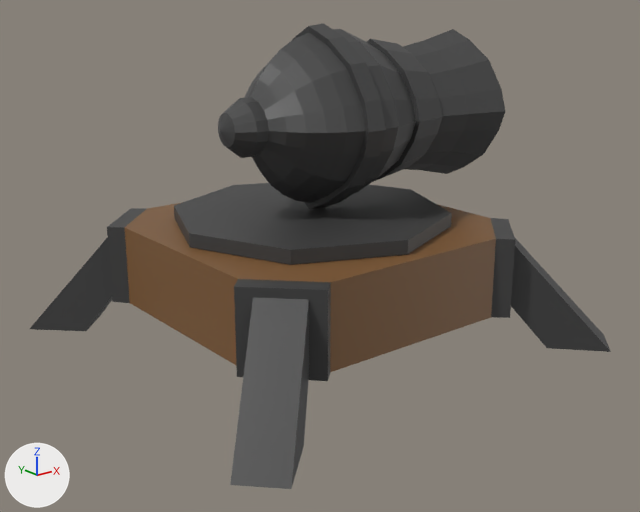
The FBX model Project King/Assets/Blender Models/Kanone.fbx: old version first, new version second.
Both versions are drawn from a camera (50 mm lens) standing at (-6.39, -8.16, 4.22) and looking at (-0.08, -0.28, 1.07). Lighting does not change. The marker at lower left points along +X, +Y and +Z. Where no turn or scale is listed for an object, it has been applied to the vertices.
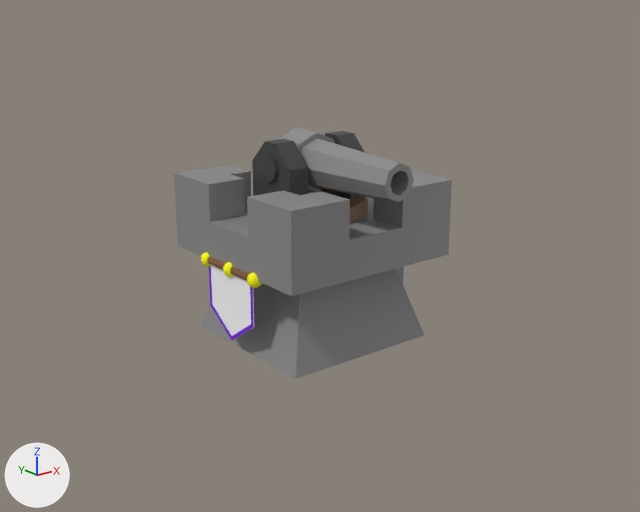
What changed in the scene script:
```text
Change me_cylinder_002:
    used by ob_cylinder_001; location = (0.0, 0.0, 1.42); rotation_euler = (0.0, 1.571, 0.0), in degrees (0, 90, 0)
    remove me_cylinder_002.from_pydata(...)  # 16 vertices, 10 faces; spans x -0.15..0.01, y -1.68..1.68, z -1.69..1.68
    remove me_cylinder_002.materials.append(mat_metal)  # black #414141
    add me_cylinder_002.from_pydata(...)  # 104 vertices, 98 faces; spans x -0.39..0.39, y -1.52..0.5, z -0.39..0.39
    me_cylinder_002 part 1: the whole mesh is rebuilt
    add me_cylinder_002.materials.append(mat_material_003)  # grey #8b8b8b
Remove ob_cylinder:
    ob_cylinder = bpy.data.objects.new('Cylinder', me_cylinder_003)
Remove ob_cube:
    ob_cube = bpy.data.objects.new('Cube', me_cube_003)
Change ob_cylinder_001:
    ob_cylinder_001.rotation_euler: (0.0, 1.571, 0.0) -> (0.0, 0.0, 0.0)  # degrees (0, 90, 0) -> degrees (0, 0, 0)
    ob_cylinder_001.location: (0.0, 0.0, 1.42) -> (0.0, 0.0, 2.14)
Add ob_plane_001:
    ob_plane_001 = bpy.data.objects.new('Plane.001', me_plane_001)  # 18 vertices, 16 faces; spans x 1.148..1.158, y -0.448..0.46, z 0.171..1.079; in mat_material_001 (white #ffffff), mat_material_002 (purple #7600e7)
    ob_plane_001.location = (0.0, 0.0, 0.0)
Add ob_plane_002:
    ob_plane_002 = bpy.data.objects.new('Plane.002', me_plane_002)  # 18 vertices, 16 faces; spans x -1.172..-1.162, y -0.448..0.46, z 0.171..1.079; in mat_material_001 (white #ffffff), mat_material_002 (purple #7600e7)
    ob_plane_002.location = (0.0, 0.0, 0.0)
Add ob_burg:
    ob_burg = bpy.data.objects.new('Burg', me_cube)  # 64 vertices, 58 faces; spans x -1.18..1.18, y -1.18..1.18, z 0.0..1.97; in mat_material_003 (grey #8b8b8b)
    ob_burg.location = (0.0, 0.0, 0.0)
Add ob_plane:
    ob_plane = bpy.data.objects.new('Plane', me_plane)  # 40 vertices, 26 faces; spans x -0.583..0.624, y -0.362..0.362, z 0.255..0.995; in mat_metal (black #414141)
    ob_plane.location = (0.0, 0.0, 1.45)
Add ob_cylinder_003:
    ob_cylinder_003 = bpy.data.objects.new('Cylinder.003', me_cylinder_005)  # an 8-sided cylinder along y spanning x -1.217..-1.116, y -0.462..0.474, z 1.007..1.107; in mat_holz (brown #7f5a35)
    ob_cylinder_003.location = (0.0, 0.0, 0.0)
Add ob_sphere_005:
    ob_sphere_005 = bpy.data.objects.new('Sphere.005', me_sphere_006)  # a UV sphere (8 segments, 8 rings, poles along z) spanning x -1.253..-1.072, y -0.09..0.09, z 0.959..1.139; in mat_material (yellow #feff00)
    ob_sphere_005.location = (0.0, 0.0, 0.0)
Add ob_sphere_003:
    ob_sphere_003 = bpy.data.objects.new('Sphere.003', me_sphere_004)  # a UV sphere (8 segments, 8 rings, poles along z) spanning x -1.253..-1.072, y -0.572..-0.392, z 0.959..1.139; in mat_material (yellow #feff00)
    ob_sphere_003.location = (0.0, 0.0, 0.0)
Add ob_kanone:
    ob_kanone = bpy.data.objects.new('Kanone', me_cylinder_001)  # an 8-sided cylinder along z spanning x -0.685..0.685, y -0.685..0.685, z 0.006..0.26; in mat_holz (brown #7f5a35)
    ob_kanone.location = (0.0, 0.0, 1.45)
Add ob_cylinder_005:
    ob_cylinder_005 = bpy.data.objects.new('Cylinder.005', me_cylinder_006)  # an 8-sided cylinder along x spanning x -0.029..0.028, y -0.154..0.154, z -0.151..0.156; in mat_metal (black #414141)
    ob_cylinder_005.location = (-0.59, 0.0, 2.14)
Add ob_sphere_004:
    ob_sphere_004 = bpy.data.objects.new('Sphere.004', me_sphere_005)  # a UV sphere (8 segments, 8 rings, poles along z) spanning x -1.253..-1.072, y 0.4..0.58, z 0.959..1.139; in mat_material (yellow #feff00)
    ob_sphere_004.location = (0.0, 0.0, 0.0)
```

What differs and where, as boxes [x1, y1, x2, y2] in the pictures (640 x 512 px):
'Cube', deleted: before [30, 202, 611, 489]
'Burg', added: after [174, 165, 452, 379]
'Cylinder', deleted: before [218, 23, 505, 209]
'Cylinder.001', reshaped, moved, turned: before [174, 183, 452, 265]; after [278, 127, 414, 202]
'Plane', added: after [252, 131, 365, 200]
'Plane.002', added: after [209, 265, 254, 340]
'Kanone', added: after [308, 191, 368, 223]
'Cylinder.005', added: after [260, 155, 278, 182]
'Cylinder.003', added: after [207, 256, 249, 281]
'Sphere.003', added: after [247, 272, 262, 288]
'Sphere.005', added: after [223, 262, 233, 277]
'Sphere.004', added: after [201, 252, 211, 267]
'Plane.001', added: after [396, 266, 405, 285]
